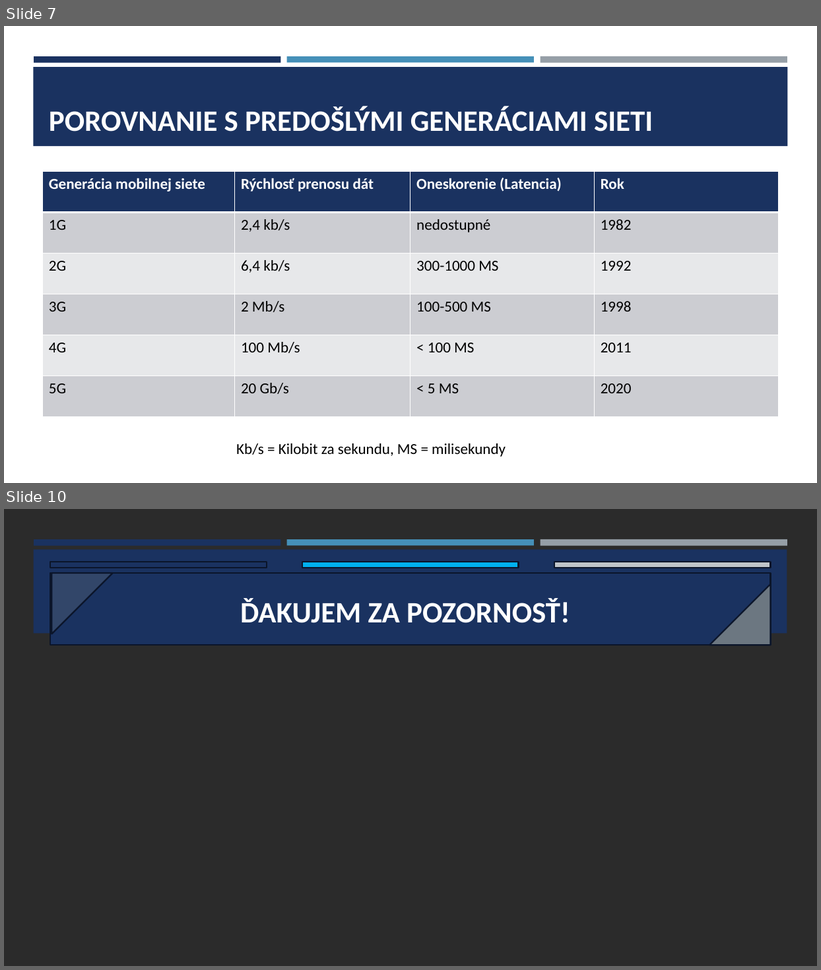
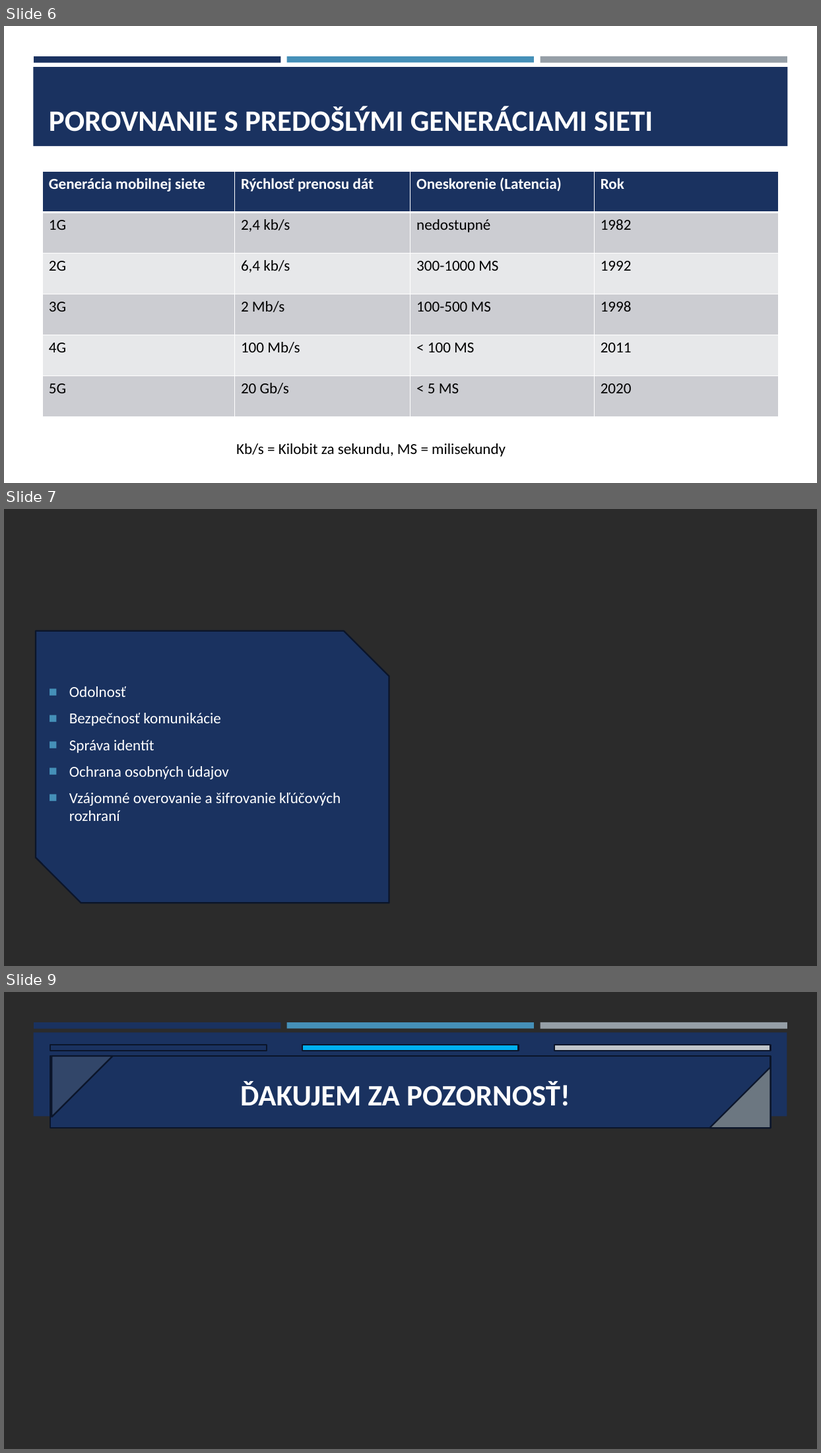
Before and after one commit to Stypec/Rocnikovy-projekt, a slide deck: 5g sieť.pptx. Shown one above the other, each under a label of ours: slides 7 and 10 before the commit, slides 6, 7 and 9 after it; the slides between them are not shown. The pictures are 821x970 and 821x1453 pixels, drawn with LibreOffice and Linux fonts; fonts in the diff are those of the drawing; background and template pictures are left out; a plain dark background stands for a picture behind light text. Boxes give left, top, right and bottom in pixels: in the first picture for what was removed or moved away, otherwise in the second. Text is boxed around its words. In the diff, an @@ line names an element or a change of style, - is before the commit and + after.

```diff
--- a/5g sieť.pptx
+++ b/5g sieť.pptx
@@ slide 7 added at [4,509,817,966], background picture (left out) @@
@@ snip diag rect added at [36,631,389,903], fill #1A3260, outline #0B162A 1.75 pt @@
@@ text added at [69,687,341,821], 18 pt, text #FFFFFF @@
+■ Odolnosť
+■ Bezpečnosť komunikácie
+■ Správa identít
+■ Ochrana osobných údajov
+■ Vzájomné overovanie a šifrovanie kľúčových rozhraní
@@ what was slide 7 is now slide 6 @@
@@ what was slide 10 is now slide 9 @@
```
Also in this commit, not shown: 1 slide changed, 2 slides removed.
